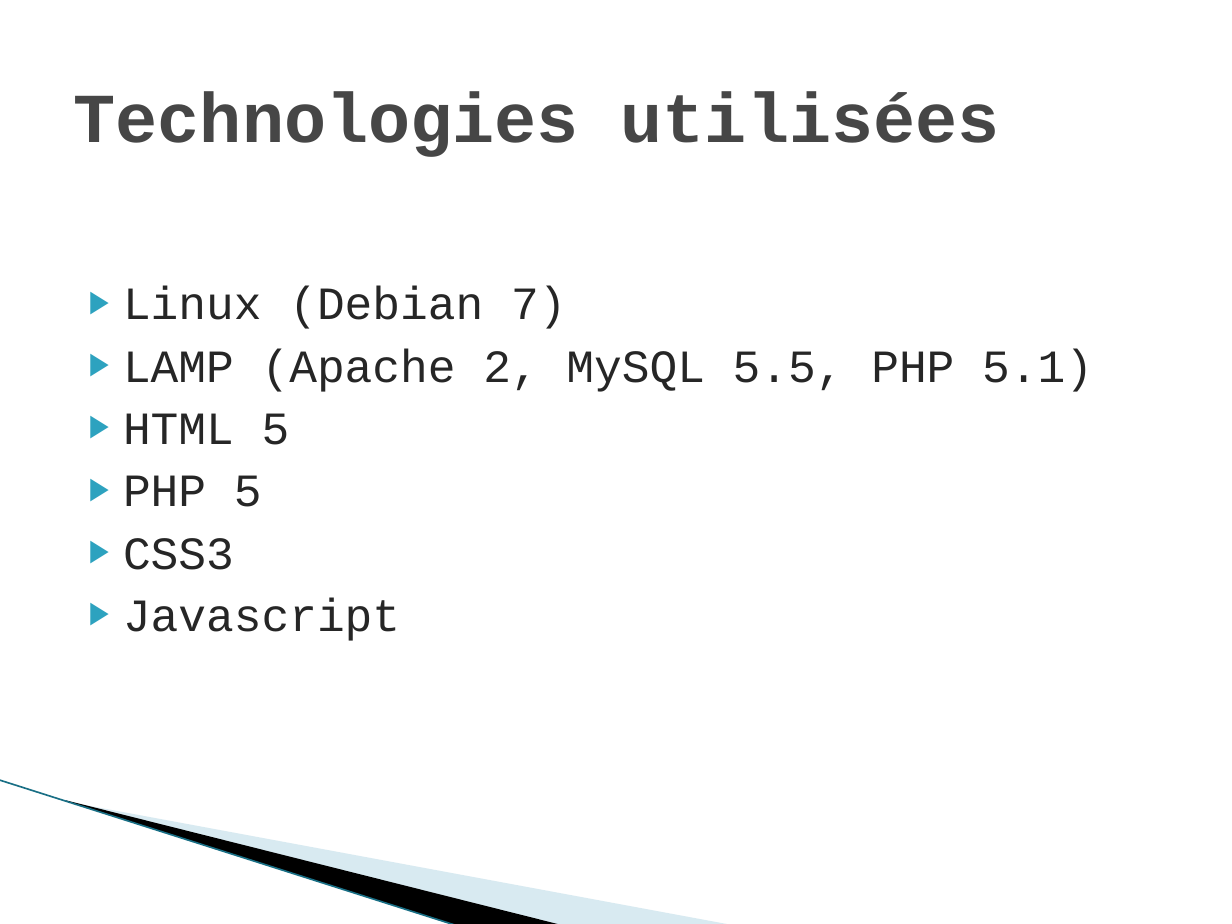
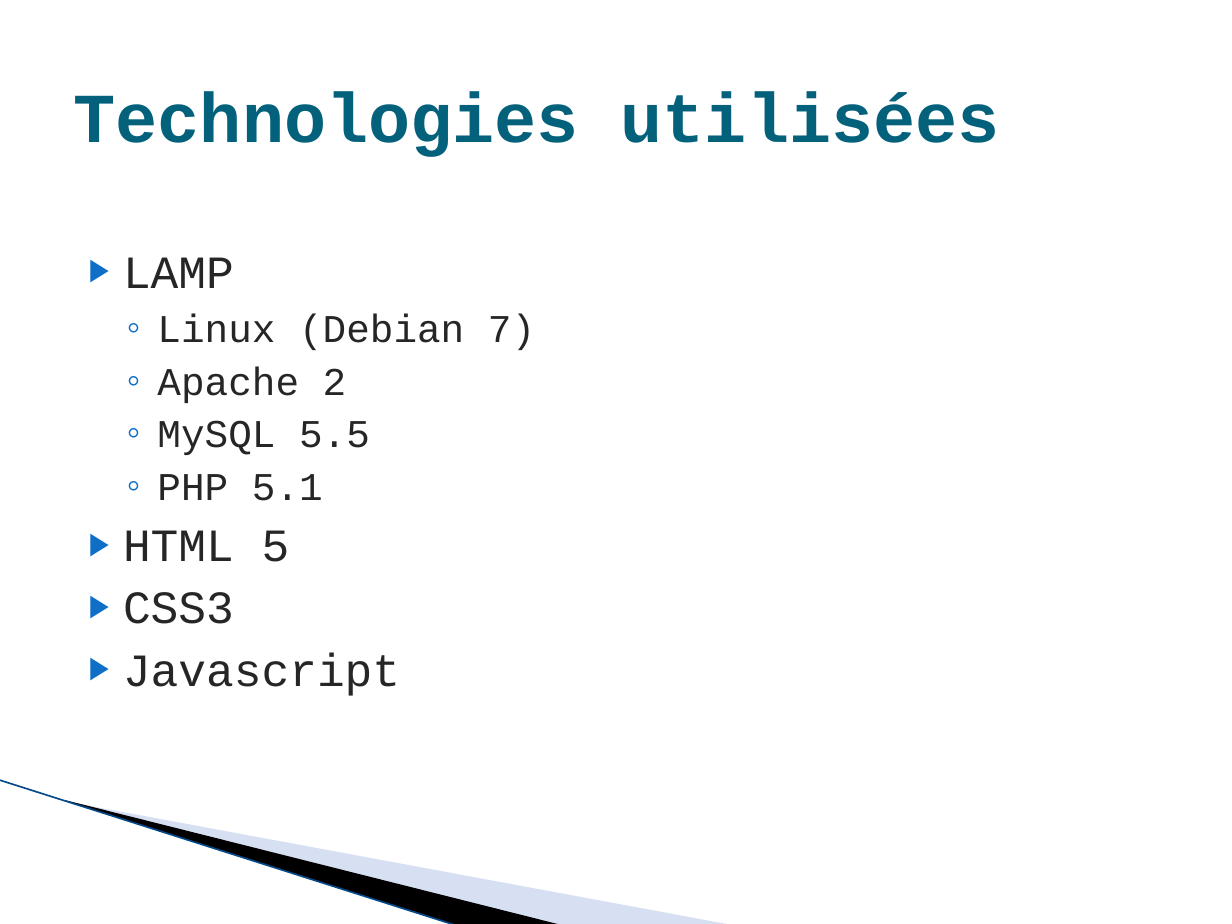
Before and after one commit to imie-source/ENT-IMIE, a slide deck: slide 4 of doc/Projet ENT.pptx (slide 5 before the commit). Drawn at 1232x924 pixels with LibreOffice and Linux fonts; fonts in the diff are those of the drawing; background and template pictures are left out. Boxes give left, top, right and bottom in pixels: in the first picture for what was removed or moved away, otherwise in the second. Text is boxed around its words. In the diff, an @@ line names an element or a change of style, - is before the commit and + after.

```diff
--- a/doc/Projet ENT.pptx
+++ b/doc/Projet ENT.pptx
@@ title "Technologies utilisées" at (x1=74, y1=91, x2=1000, y2=157): text colour #464646 to #04617B @@
@@ text "LAMP" moved from (x1=123, y1=286, x2=1093, y2=641) to (x1=123, y1=257, x2=535, y2=696) @@
@@ text at (x1=123, y1=257, x2=234, y2=288): paragraph added @@
+▶ LAMP
@@ text at (x1=123, y1=314, x2=535, y2=696): size 27 to 23 pt in "Linux (Debian 7)"; bullet ▶ to ◦; list level 1 to 2 in "Linux (Debian 7)"; bullet colour #2DA2BF to #0F6FC6 @@
@@ text at (x1=157, y1=367, x2=370, y2=501): text changed; size 27 to 23 pt @@
-▶ LAMP (Apache 2, MySQL 5.5, PHP 5.1)
+  ◦ Apache 2
+  ◦ MySQL 5.5
+  ◦ PHP 5.1
@@ text at (x1=123, y1=475, x2=262, y2=507): paragraph removed @@
-▶ PHP 5
@@ line (0, 780) - (457, 924): stroke #97C5D8 0.95 pt to #94ABDC 0.95 pt @@
@@ freeform shape at (x1=68, y1=801, x2=733, y2=924): fill #A0CBDC at 40% opacity to #9DB2E1 at 40% opacity @@
```
Also in this commit, not shown: 3 other slides changed, 3 slides added, 3 slides removed.
